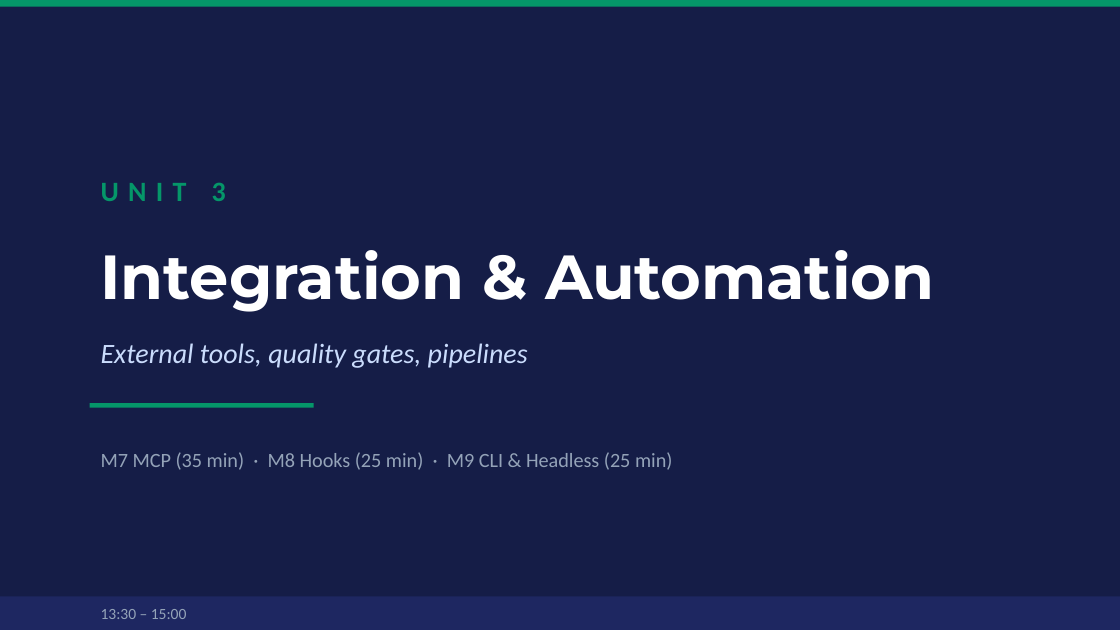
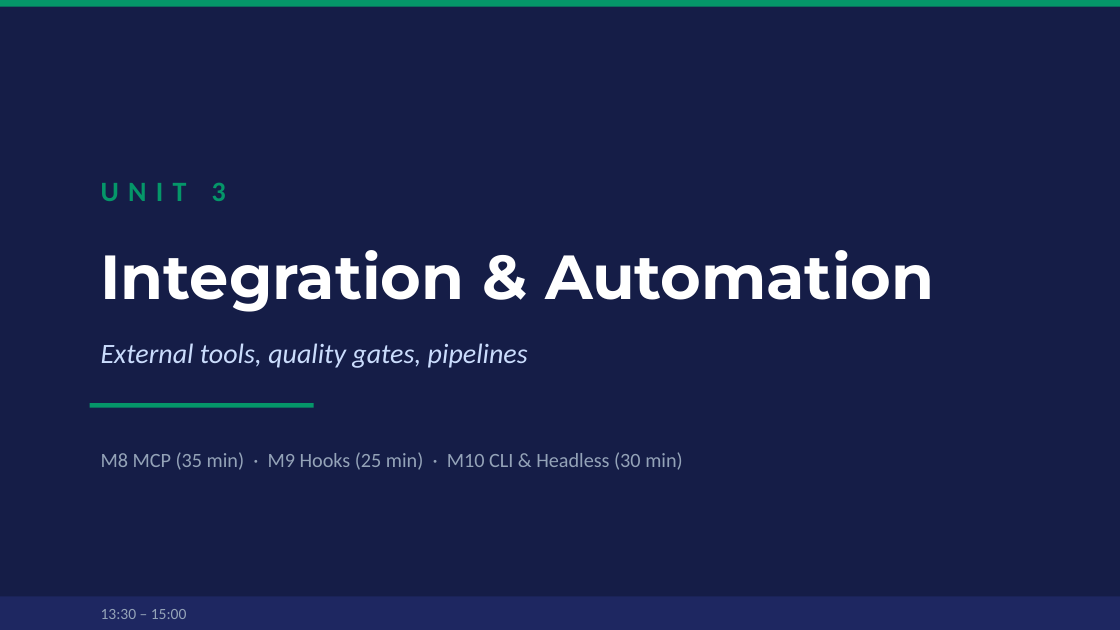
Before and after one commit to clusterreplyDE/claude_workshop, a slide deck: slide 27 of slides/workshop.pptx (slide 26 before the commit). Drawn at 1120x630 pixels with LibreOffice and Linux fonts; fonts in the diff are those of the drawing. Boxes give left, top, right and bottom in pixels: in the first picture for what was removed or moved away, otherwise in the second. Text is boxed around its words. In the diff, an @@ line names an element or a change of style, - is before the commit and + after.

```diff
--- a/slides/workshop.pptx
+++ b/slides/workshop.pptx
@@ text at (101,452,682,470): text changed @@
-M7 MCP (35 min) · M8 Hooks (25 min) · M9 CLI & Headless (25 min)
+M8 MCP (35 min) · M9 Hooks (25 min) · M10 CLI & Headless (30 min)
```
Also in this commit, not shown: 31 other slides changed, 4 slides added, 3 slides removed, 27 other files.
